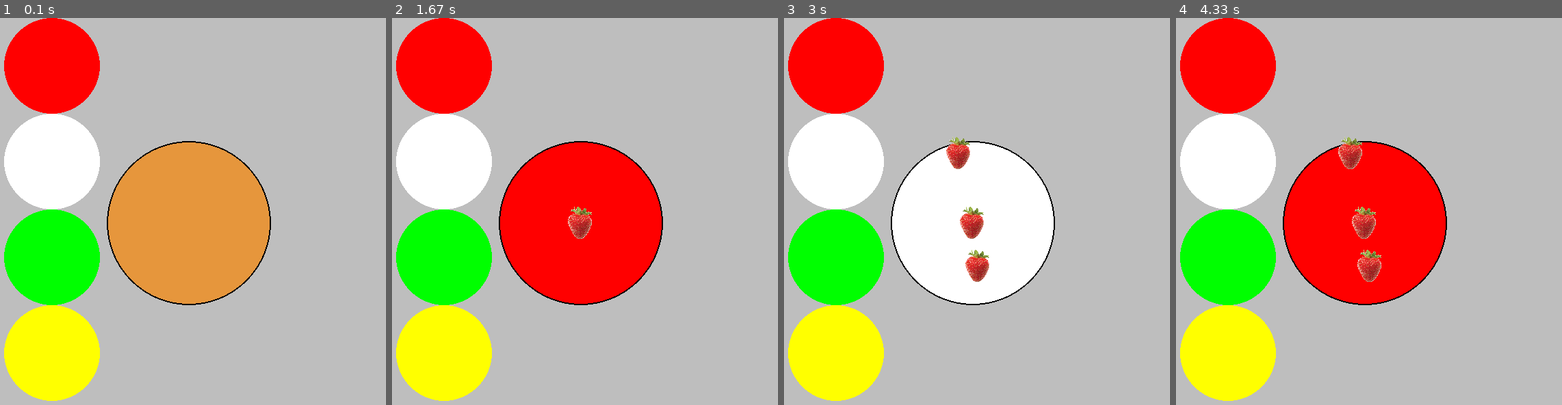
Above: before the commit, frames 1-4 (left to right).
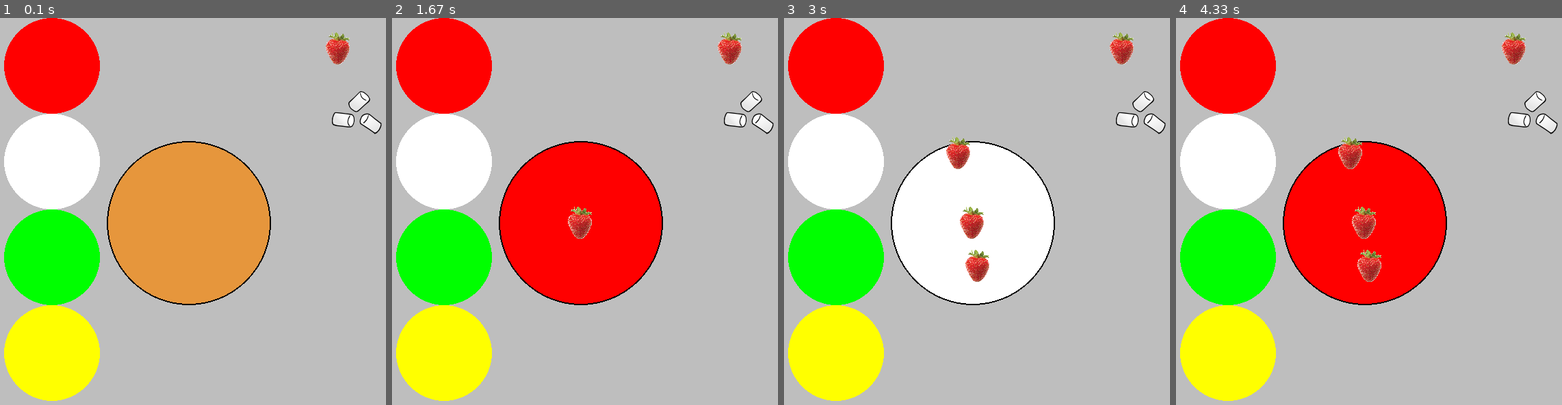
Above: after the commit, the same moments.

Repository: bennorth/cake-decoration-in-pygame
Game: pygame game, started from cake.py
The game is run twice, just before and just after one commit, with the same random seed, the same clock (stepped at 60 frames per second) and the same inputs.
Inputs (mouse positions are in pixels of both pictures, inside the frame that each line leads up to):
- Up to frame 1 (0.1 s): no input
- Up to frame 2 (1.67 s): click (581, 223) at 0.38 s; click (480, 226) at 0.72 s; click (453, 319) at 1.05 s; click (473, 72) at 1.38 s
- Up to frame 3 (3 s): click (876, 141) at 1.72 s; click (977, 265) at 2.05 s; click (957, 153) at 2.38 s
- Up to frame 4 (4.33 s): click (1226, 64) at 3.22 s; click (1230, 261) at 3.55 s; click (1233, 168) at 3.88 s; click (1241, 83) at 4.22 s

The runs differ from the first frame. In frame 1, 0.9% of the frame differs, in the area x 84-99%, y 3-31%; in frame 2, 0.9%; in frame 3, 0.9%; in frame 4, 0.9%.

Commit message:
draw the menu of decorations

Diff:
--- a/cake.py
+++ b/cake.py
@@ -61,6 +61,13 @@
 
     pygame.draw.circle(screen, pygame.Color('black'), (300, 300), 120, 2)
 
+    # Draw the menu where the player can choose which decoration they're
+    # about to put on the cake.
+    decoration_choice_y = 20
+    for decoration_choice in decoration_menu:
+        screen.blit(decoration_choice, (500, decoration_choice_y))
+        decoration_choice_y += 80
+
     # Has the player put any decorations onto the cake?  Draw them if so.
     for decoration in decorations:
         x, y, picture = decoration
